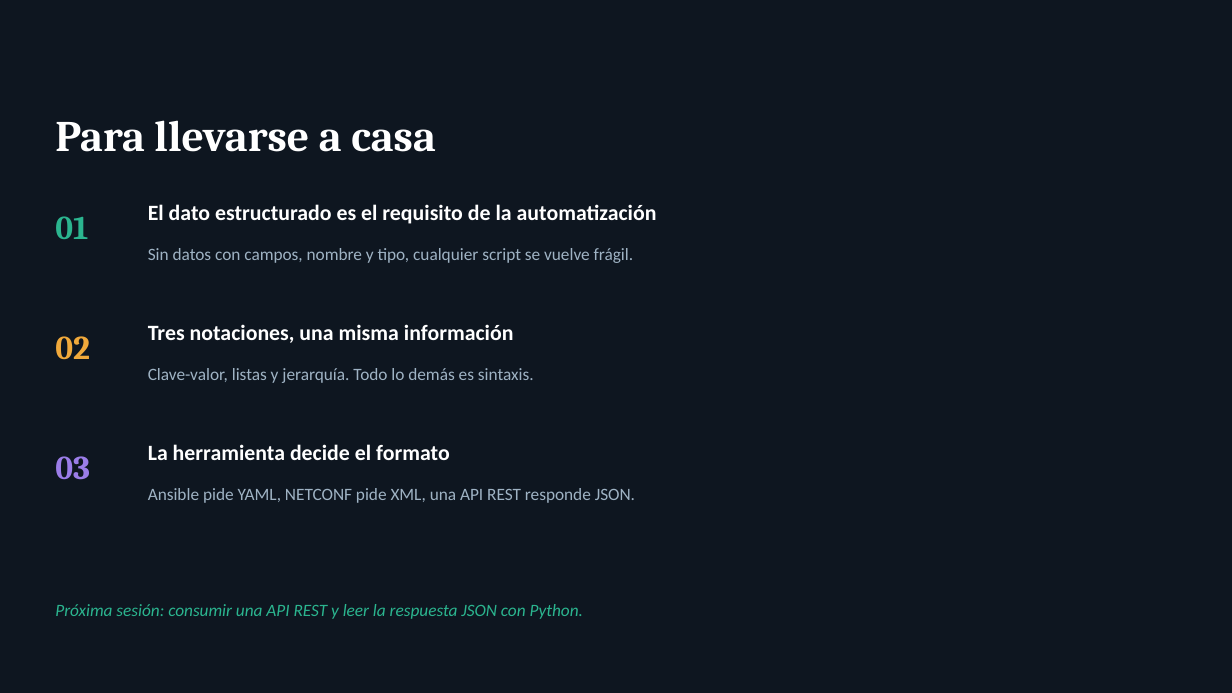
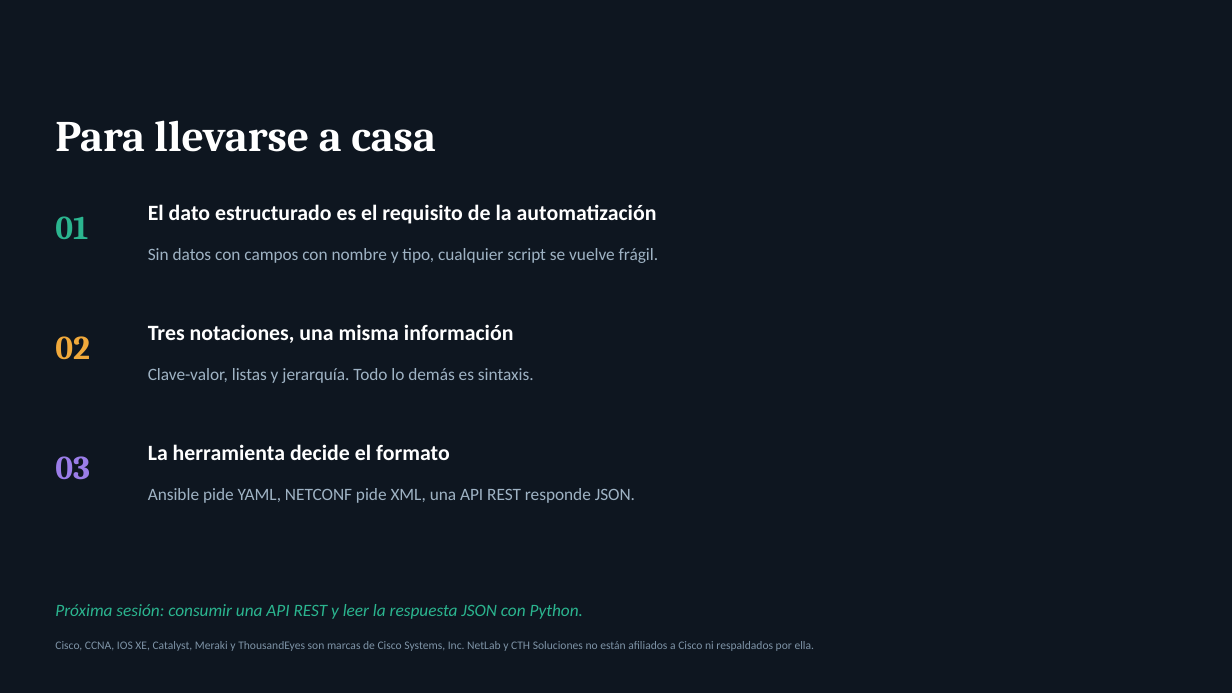
Before and after one commit to CTH-SOLUCIONES/netlab, a slide deck: slide 18 of docs/formatos-datos-automatizacion-redes.pptx. Drawn at 1232x693 pixels with LibreOffice and Linux fonts; fonts in the diff are those of the drawing. Boxes give left, top, right and bottom in pixels: in the first picture for what was removed or moved away, otherwise in the second. Text is boxed around its words. In the diff, an @@ line names an element or a change of style, - is before the commit and + after.

```diff
--- a/docs/formatos-datos-automatizacion-redes.pptx
+++ b/docs/formatos-datos-automatizacion-redes.pptx
@@ text at (x1=148, y1=248, x2=659, y2=263): text changed @@
-Sin datos con campos, nombre y tipo, cualquier script se vuelve frágil.
+Sin datos con campos con nombre y tipo, cualquier script se vuelve frágil.
@@ text added at (x1=55, y1=641, x2=815, y2=651), 9 pt, text #7E93A6 @@
+Cisco, CCNA, IOS XE, Catalyst, Meraki y ThousandEyes son marcas de Cisco Systems, Inc. NetLab y CTH Soluciones no están afiliados a Cisco ni respaldados por ella.
```
Also in this commit, not shown: 8 other slides changed, 2 other files.
